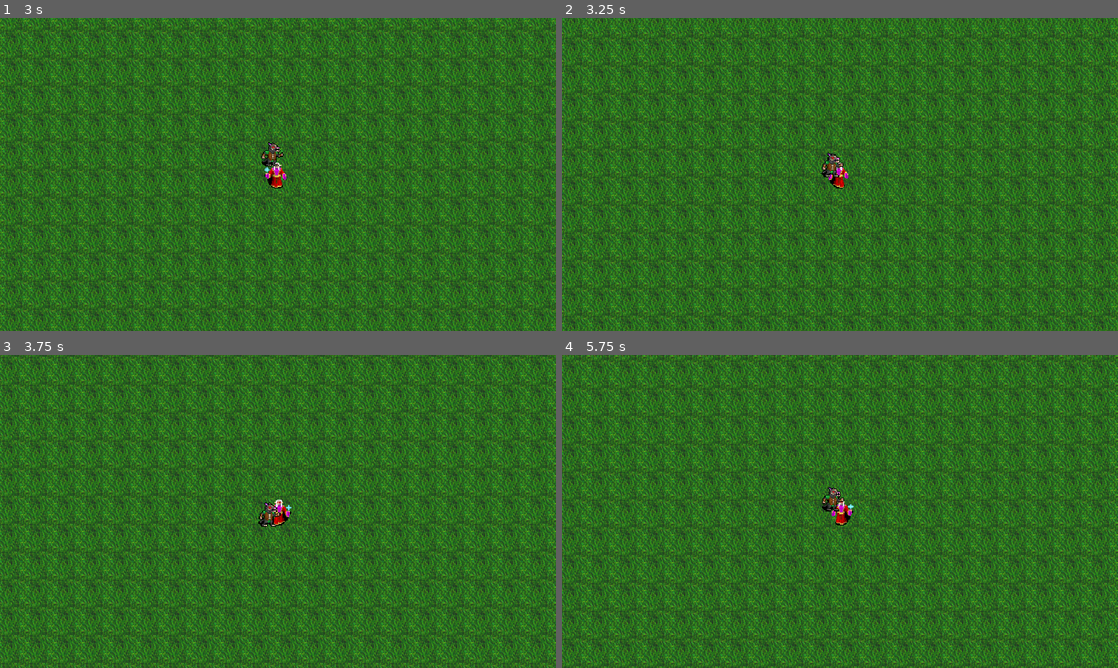
Above: before the commit, frames 1-4 (two rows, left to right).
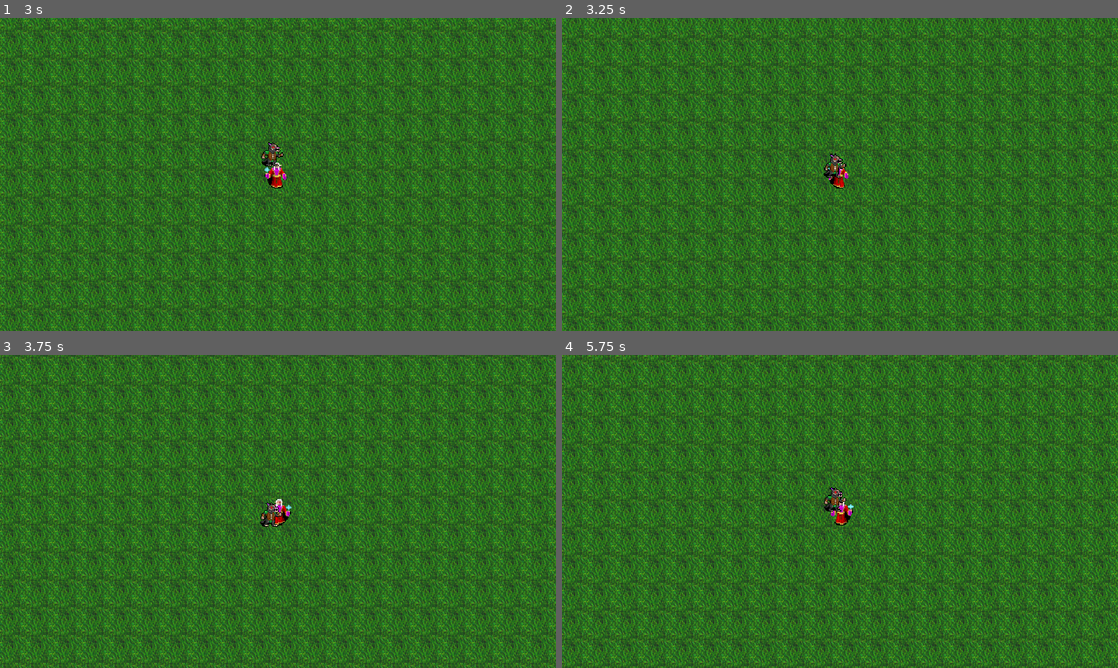
Above: after the commit, the same moments.

Repository: BeastDK/Survivors-Clone
Game: Godot game, scene res://World/world.tscn
Two runs of this game, one before a commit and one after it. Both use one fixed random seed, a clock stepped at 60 frames per second and the inputs below.
Inputs:
- Up to frame 1 (3 s): hold Right (right) 0.53-1.28 s; hold Down (down) 1.28-2.03 s; hold Right (right) 2.03-2.78 s; hold Up (up) from 2.78 s (still down)
- Up to frame 2 (3.25 s): keep holding Up (up)
- Up to frame 3 (3.75 s): release Up (up) at 3.53 s; hold Left (left) from 3.53 s (still down)
- Up to frame 4 (5.75 s): release Left (left) at 5.03 s; hold Down (down) from 5.03 s (still down)

Frame 1 is identical in both runs. In frame 2, 48% of the frame differs, in the area x 0-100%, y 0-100%; in frame 3, 41%; in frame 4, 44%.

Commit message:
Part 4 - HurtBoxs and HitBoxs

Diff:
--- a/Enemy/enemy.gd
+++ b/Enemy/enemy.gd
@@ -2,7 +2,7 @@
 
 
 @export var movement_speed = 20.0
-
+@export var hp = 10
 @onready var player = get_tree().get_first_node_in_group("player")
 @onready var sprite = $Sprite2D
 @onready var anim = $AnimationPlayer
@@ -19,3 +19,10 @@
 		sprite.flip_h = true
 	elif  direction.x < -0.1:
 		sprite.flip_h = false
+
+
+
+func _on_hurt_box_hurt(damage: Variant) -> void:
+	hp -= damage
+	if hp <= 0:
+		queue_free()
--- a/Enemy/enemy.tscn
+++ b/Enemy/enemy.tscn
@@ -1,11 +1,13 @@
-[gd_scene load_steps=7 format=3 uid="uid://b67jpqtia7yd3"]
+[gd_scene load_steps=11 format=3 uid="uid://b67jpqtia7yd3"]
 
 [ext_resource type="Texture2D" uid="uid://dw4vsl7r2fsi2" path="res://Textures/Enemy/kolbold_weak.png" id="1_by4fe"]
 [ext_resource type="Script" path="res://Enemy/enemy.gd" id="1_diblf"]
+[ext_resource type="PackedScene" uid="uid://d1qhc4sboy1ul" path="res://Utility/hurt_box.tscn" id="3_s6mvo"]
+[ext_resource type="PackedScene" uid="uid://40npq5cc4kmb" path="res://Utility/hit_box.tscn" id="4_uvc3t"]
 
 [sub_resource type="CapsuleShape2D" id="CapsuleShape2D_3c505"]
-radius = 5.0
-height = 18.0
+radius = 4.0
+height = 14.0
 
 [sub_resource type="Animation" id="Animation_jac4g"]
 resource_name = "walk"
@@ -45,6 +47,12 @@
 "walk": SubResource("Animation_jac4g")
 }
 
+[sub_resource type="RectangleShape2D" id="RectangleShape2D_1u58c"]
+size = Vector2(19, 25)
+
+[sub_resource type="RectangleShape2D" id="RectangleShape2D_lwjwr"]
+size = Vector2(10, 16)
+
 [node name="enemy_kobold_weak" type="CharacterBody2D"]
 motion_mode = 1
 script = ExtResource("1_diblf")
@@ -54,6 +62,7 @@
 hframes = 2
 
 [node name="CollisionShape2D" type="CollisionShape2D" parent="."]
+visible = false
 position = Vector2(1, 3)
 shape = SubResource("CapsuleShape2D_3c505")
 
@@ -61,3 +70,23 @@
 libraries = {
 "": SubResource("AnimationLibrary_ym3ex")
 }
+
+[node name="HurtBox" parent="." instance=ExtResource("3_s6mvo")]
+collision_mask = 4
+
+[node name="CollisionShape2D" parent="HurtBox" index="0"]
+visible = false
+position = Vector2(1.5, 2.5)
+shape = SubResource("RectangleShape2D_1u58c")
+
+[node name="HitBox" parent="." instance=ExtResource("4_uvc3t")]
+collision_layer = 2
+
+[node name="CollisionShape2D" parent="HitBox" index="0"]
+position = Vector2(1, 3)
+shape = SubResource("RectangleShape2D_lwjwr")
+
+[connection signal="hurt" from="HurtBox" to="." method="_on_hurt_box_hurt"]
+
+[editable path="HurtBox"]
+[editable path="HitBox"]
--- a/Player/player.gd
+++ b/Player/player.gd
@@ -2,6 +2,7 @@
 
 
 var movement_speed = 40.0
+var hp = 80
 @onready var sprite = $Sprite2D
 @onready var walkTimer = get_node("%walkTimer")
 
@@ -30,3 +31,9 @@
 
 	velocity = mov.normalized()*movement_speed
 	move_and_slide()
+
+
+
+func _on_hurt_box_hurt(damage: Variant) -> void:
+	hp -= damage
+	print(hp)
--- a/Player/player.tscn
+++ b/Player/player.tscn
@@ -1,11 +1,15 @@
-[gd_scene load_steps=4 format=3 uid="uid://4m2flc4uy0id"]
+[gd_scene load_steps=6 format=3 uid="uid://4m2flc4uy0id"]
 
 [ext_resource type="Texture2D" uid="uid://44w7opvb1d6l" path="res://Textures/Player/player_sprite.png" id="1_2un2c"]
 [ext_resource type="Script" path="res://Player/player.gd" id="1_dai5q"]
+[ext_resource type="PackedScene" uid="uid://d1qhc4sboy1ul" path="res://Utility/hurt_box.tscn" id="3_472mx"]
 
 [sub_resource type="CapsuleShape2D" id="CapsuleShape2D_pq4tm"]
-radius = 5.0
-height = 20.0
+radius = 4.0
+height = 16.0
+
+[sub_resource type="RectangleShape2D" id="RectangleShape2D_12anp"]
+size = Vector2(12, 20)
 
 [node name="Player" type="CharacterBody2D" groups=["player"]]
 motion_mode = 1
@@ -18,6 +22,7 @@
 [node name="Camera2D" type="Camera2D" parent="."]
 
 [node name="CollisionShape2D" type="CollisionShape2D" parent="."]
+visible = false
 position = Vector2(2, 3)
 shape = SubResource("CapsuleShape2D_pq4tm")
 
@@ -25,3 +30,14 @@
 unique_name_in_owner = true
 wait_time = 0.2
 one_shot = true
+
+[node name="HurtBox" parent="." instance=ExtResource("3_472mx")]
+collision_mask = 2
+
+[node name="CollisionShape2D" parent="HurtBox" index="0"]
+position = Vector2(2, 3)
+shape = SubResource("RectangleShape2D_12anp")
+
+[connection signal="hurt" from="HurtBox" to="." method="_on_hurt_box_hurt"]
+
+[editable path="HurtBox"]
--- /dev/null
+++ b/Utility/hit_box.gd
@@ -0,0 +1,12 @@
+extends Area2D
+
+@export var damage = 1
+@onready var collision = $CollisionShape2D
+@onready var disableTimer = $DisableHitBoxTimer
+
+func tempdisable():
+	collision.call_deferred("set","disabled",true)
+	disableTimer.start()
+
+func _on_disable_hit_box_timer_timeout() -> void:
+	collision.call_deferred("set","disabled",false)
--- /dev/null
+++ b/Utility/hit_box.tscn
@@ -0,0 +1,16 @@
+[gd_scene load_steps=2 format=3 uid="uid://40npq5cc4kmb"]
+
+[ext_resource type="Script" path="res://Utility/hit_box.gd" id="1_4v2iu"]
+
+[node name="HitBox" type="Area2D" groups=["attack"]]
+collision_layer = 0
+collision_mask = 0
+script = ExtResource("1_4v2iu")
+
+[node name="CollisionShape2D" type="CollisionShape2D" parent="."]
+
+[node name="DisableHitBoxTimer" type="Timer" parent="."]
+wait_time = 0.5
+one_shot = true
+
+[connection signal="timeout" from="DisableHitBoxTimer" to="." method="_on_disable_hit_box_timer_timeout"]
--- /dev/null
+++ b/Utility/hurt_box.gd
@@ -0,0 +1,27 @@
+extends Area2D
+
+@export_enum("Cooldown", "HitOnce", "DisableHitBox") var HurtBoxType = 0
+
+@onready var collision = $CollisionShape2D
+@onready var disableTimer = $DisableTimer
+
+signal	 hurt(damage)
+
+func _on_area_entered(area: Area2D) -> void:
+	if area.is_in_group("attack"):
+		if not area.get("damage") == null:
+			match HurtBoxType:
+				0: #Cooldown
+					collision.call_deferred("set", "disabled", true)
+					disableTimer.start()
+				1: #HitOnce
+					pass
+				2: #DisableHitBox
+					if area.has_method("tempdisabled"):
+						area.temdisabled()
+			var damage = area.damage
+			emit_signal("hurt",damage)
+
+
+func _on_disable_timer_timeout() -> void:
+	collision.call_deferred("set", "disabled", false)
--- /dev/null
+++ b/Utility/hurt_box.tscn
@@ -0,0 +1,17 @@
+[gd_scene load_steps=2 format=3 uid="uid://d1qhc4sboy1ul"]
+
+[ext_resource type="Script" path="res://Utility/hurt_box.gd" id="1_76m45"]
+
+[node name="HurtBox" type="Area2D"]
+collision_layer = 0
+collision_mask = 0
+script = ExtResource("1_76m45")
+
+[node name="CollisionShape2D" type="CollisionShape2D" parent="."]
+
+[node name="DisableTimer" type="Timer" parent="."]
+wait_time = 0.5
+one_shot = true
+
+[connection signal="area_entered" from="." to="." method="_on_area_entered"]
+[connection signal="timeout" from="DisableTimer" to="." method="_on_disable_timer_timeout"]
--- a/project.godot
+++ b/project.godot
@@ -50,6 +50,13 @@
 ]
 }
 
+[layer_names]
+
+2d_physics/layer_1="World"
+2d_physics/layer_2="Player"
+2d_physics/layer_3="Enemy"
+2d_physics/layer_4="Loot"
+
 [rendering]
 
 textures/canvas_textures/default_texture_filter=0
